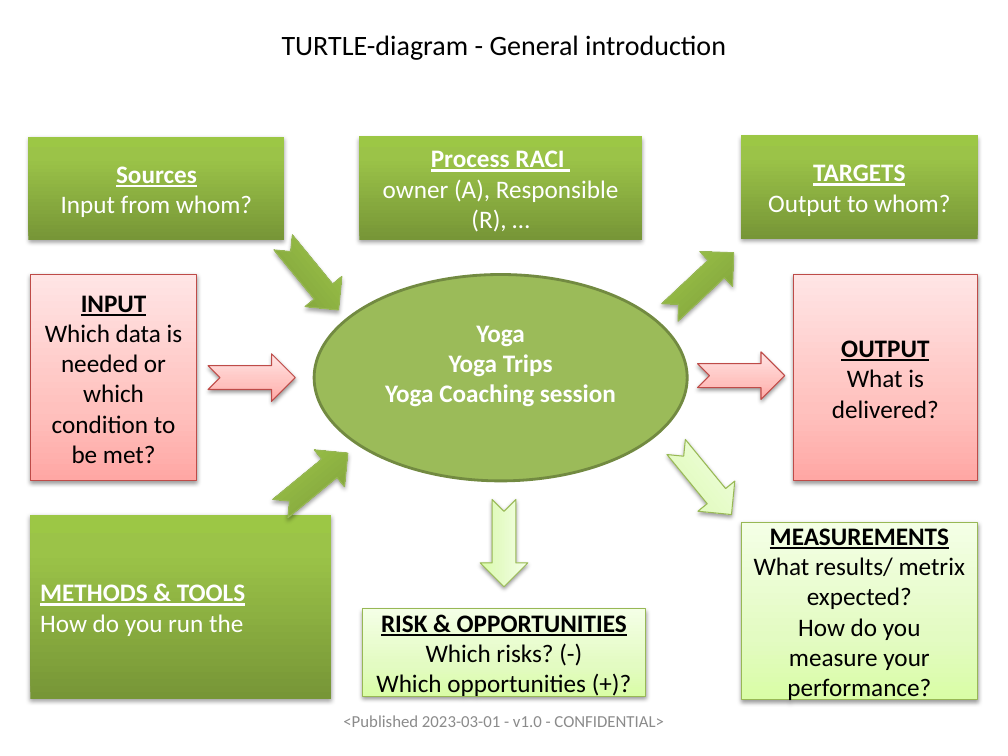
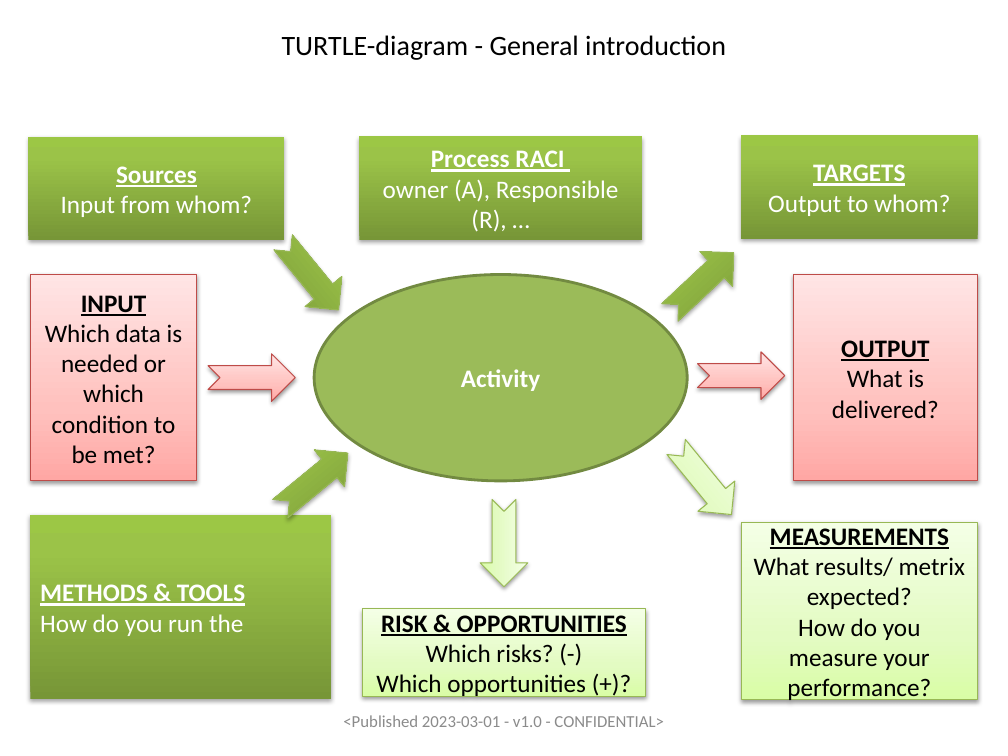
Before and after one commit to PeterGeelen/ISO27001, a slide deck: slide 1 of Process Design/Template process turtle ISO 9001-27001 - extended version.pptx. Drawn at 1008x756 pixels with LibreOffice and Linux fonts; fonts in the diff are those of the drawing. Boxes give left, top, right and bottom in pixels: in the first picture for what was removed or moved away, otherwise in the second. Text is boxed around its words. In the diff, an @@ line names an element or a change of style, - is before the commit and + after.

```diff
--- a/Process Design/Template process turtle ISO 9001-27001 - extended version.pptx
+++ b/Process Design/Template process turtle ISO 9001-27001 - extended version.pptx
@@ text in ellipse at bbox=[461, 369, 540, 391]: text changed @@
-Yoga
-Yoga Trips
-Yoga Coaching session
+Activity
```
